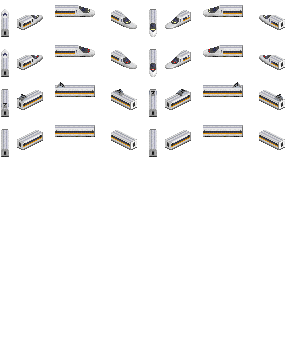
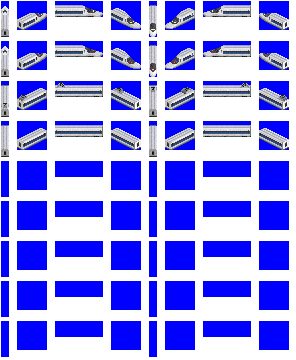
Layer changes from the first 296×360 image to the second:
showed group "12" (10 layers) over <box>1,1,289,357</box>
showed "Pantos 12" over <box>3,82,285,106</box>
showed "Panto Roof 12" over <box>1,83,287,110</box>
added layer "2cc 12 HRS" in group "12" over <box>23,13,282,147</box>
showed "Lights 12" over <box>41,10,265,70</box>
showed "700 Series - Hikari Rail Star 12" over <box>1,5,289,150</box>
hid group "10" (10 layers) over <box>1,1,289,357</box>
added layer "Blue" over <box>1,1,289,357</box>
